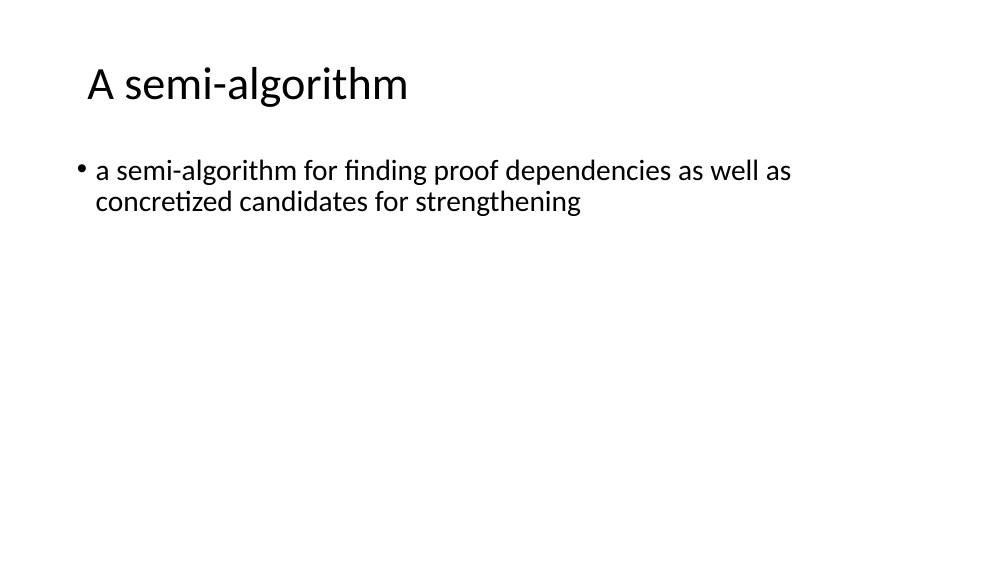
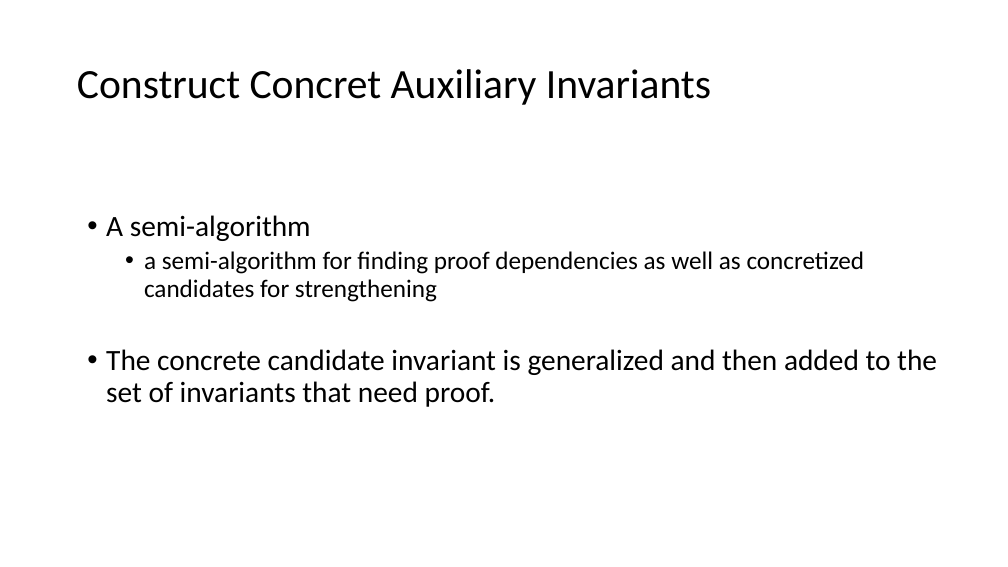
Before and after one commit to bacmive/paper_notes, a slide deck: slide 11 of notes3-paraverifier-theory.pptx (slide 8 before the commit). Drawn at 1008x567 pixels with LibreOffice and Linux fonts; fonts in the diff are those of the drawing. Boxes give left, top, right and bottom in pixels: in the first picture for what was removed or moved away, otherwise in the second. Text is boxed around its words. In the diff, an @@ line names an element or a change of style, - is before the commit and + after.

```diff
--- a/notes3-paraverifier-theory.pptx
+++ b/notes3-paraverifier-theory.pptx
@@ title at <box>77,69,711,105</box>: text changed; size 44 to 39.6 pt @@
-A semi-algorithm
+Construct Concret Auxiliary Invariants
@@ text "A semi-algorithm": place and size @@
-text "A semi-algorithm" at <box>96,159,792,216</box>
+text "A semi-algorithm" at <box>106,215,937,407</box>
@@ text at <box>106,215,311,241</box>: paragraph added @@
+• A semi-algorithm
@@ text at <box>144,251,865,302</box>: size 28 to 24 pt in "a semi-algorithm for finding proof dependencies as ..."; list level 1 to 2 in "a semi-algorithm for finding proof ..." @@
@@ text at <box>106,349,937,407</box>: paragraph added @@
+• The concrete candidate invariant is generalized and then added to the set of invariants that need proof.
```
Also in this commit, not shown: 2 other slides changed, 5 slides added.
